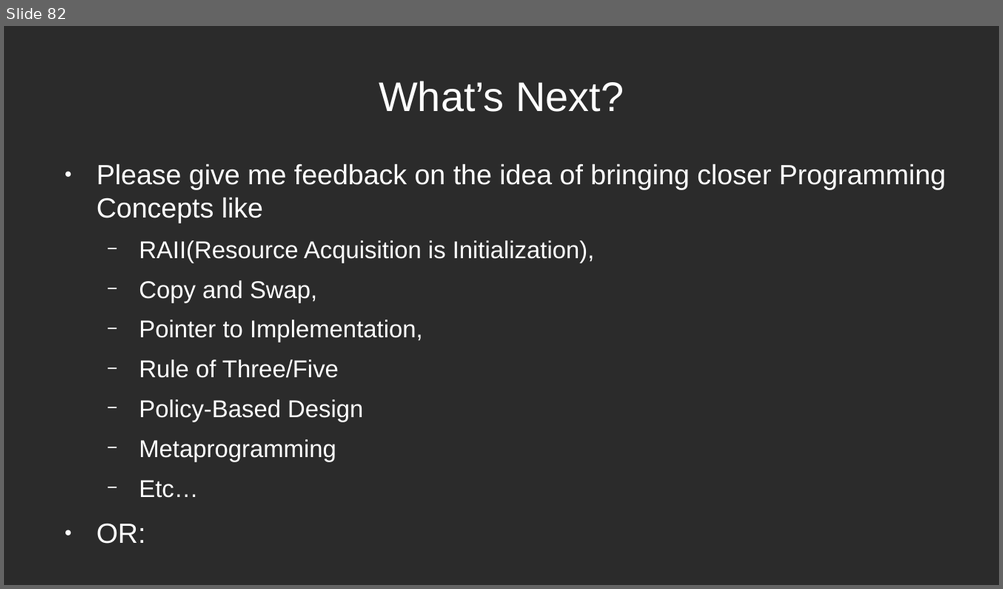
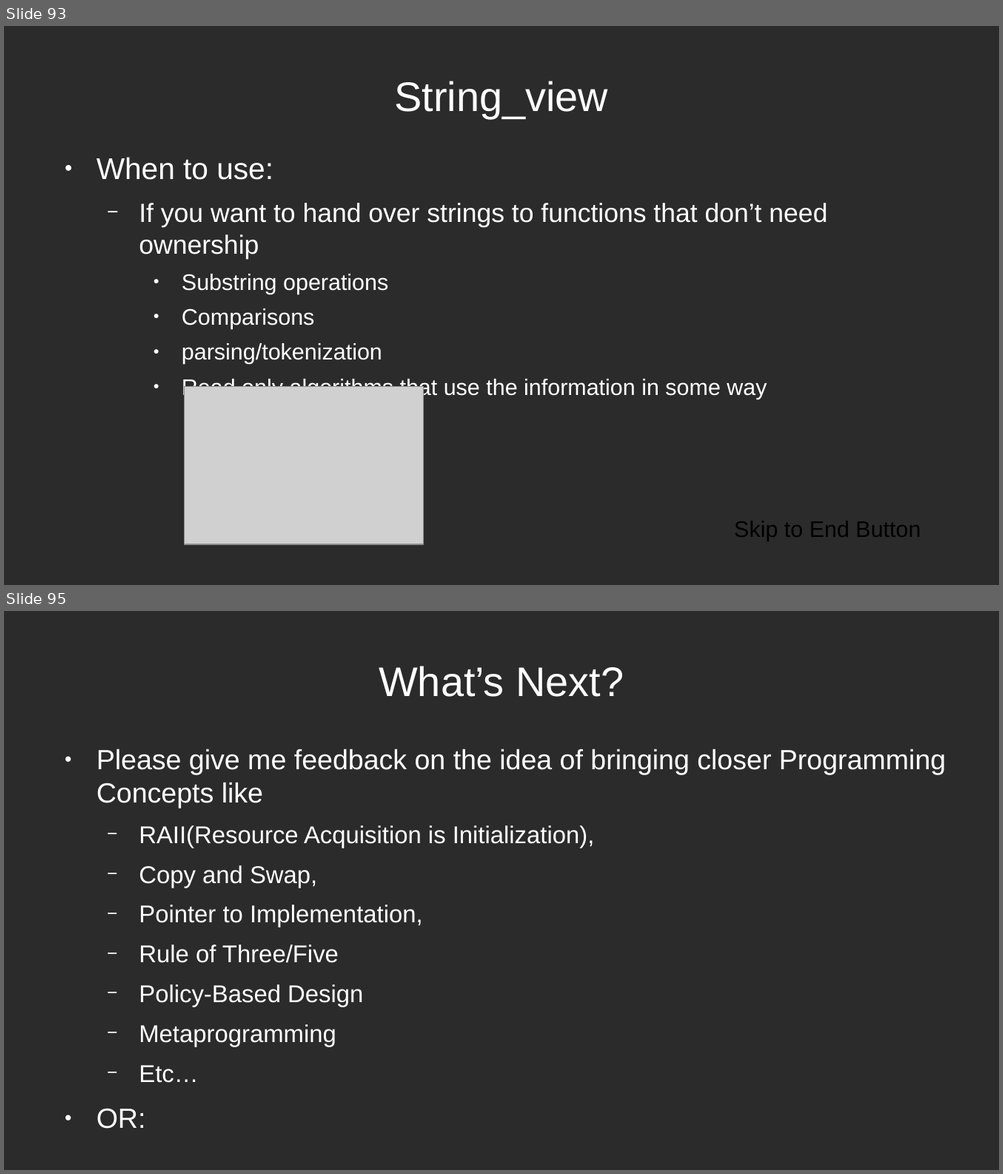
Before and after one commit to mleibeng/Crash-Course-CPP-11-17, a slide deck: Presentation/Crash Course CPP.odp. Shown one above the other, each under a label of ours: slide 82 before the commit, slides 93 and 95 after it; the slides between them are not shown. The pictures are 1003x589 and 1003x1174 pixels, drawn with LibreOffice and Linux fonts; fonts in the diff are those of the drawing; grey boxes stand for pictures; background and template pictures are left out; a plain dark background stands for a picture behind light text. Boxes give left, top, right and bottom in pixels: in the first picture for what was removed or moved away, otherwise in the second. Text is boxed around its words. In the diff, an @@ line names an element or a change of style, - is before the commit and + after.

```diff
--- a/Presentation/Crash Course CPP.odp
+++ b/Presentation/Crash Course CPP.odp
@@ slide 93 added at <box>4,26,999,585</box>, background picture (left out) @@
@@ title added at <box>394,81,608,118</box>, 33 pt, text #FFFFFF @@
+String_view
@@ text added at <box>96,157,827,400</box>, 18 pt, text #FFFFFF @@
+● When to use:
+  − If you want to hand over strings to functions that don’t need ownership
+    ● Substring operations
+    ● Comparisons
+    ● parsing/tokenization
+    ● Read only algorithms that use the information in some way
@@ picture added at <box>185,387,424,545</box> @@
@@ text added at <box>734,521,920,542</box>, 18 pt, text #000000 @@
+Skip to End Button
@@ what was slide 82 is now slide 95 @@
```
Also in this commit, not shown: 2 slides changed, 12 other slides added.
